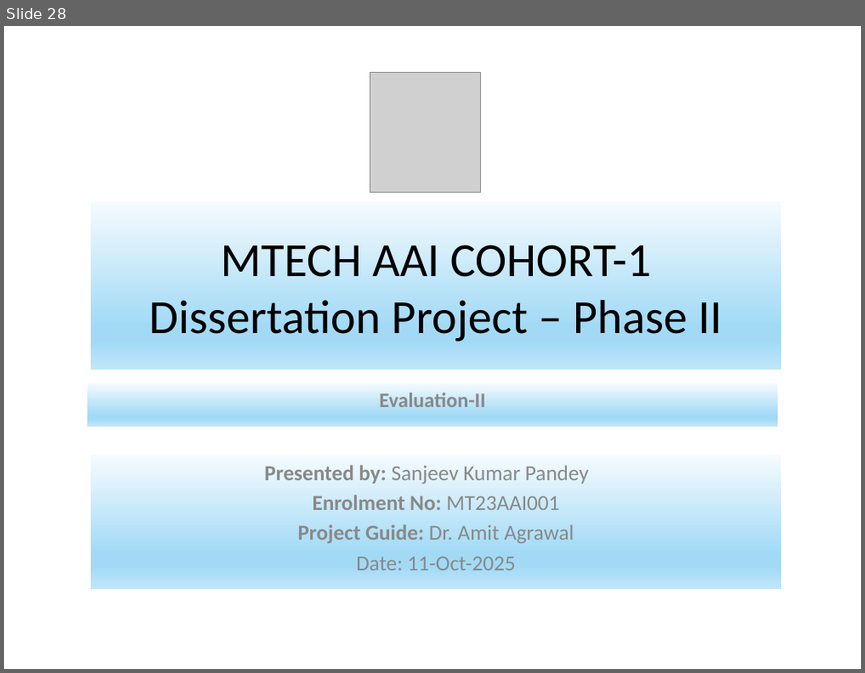
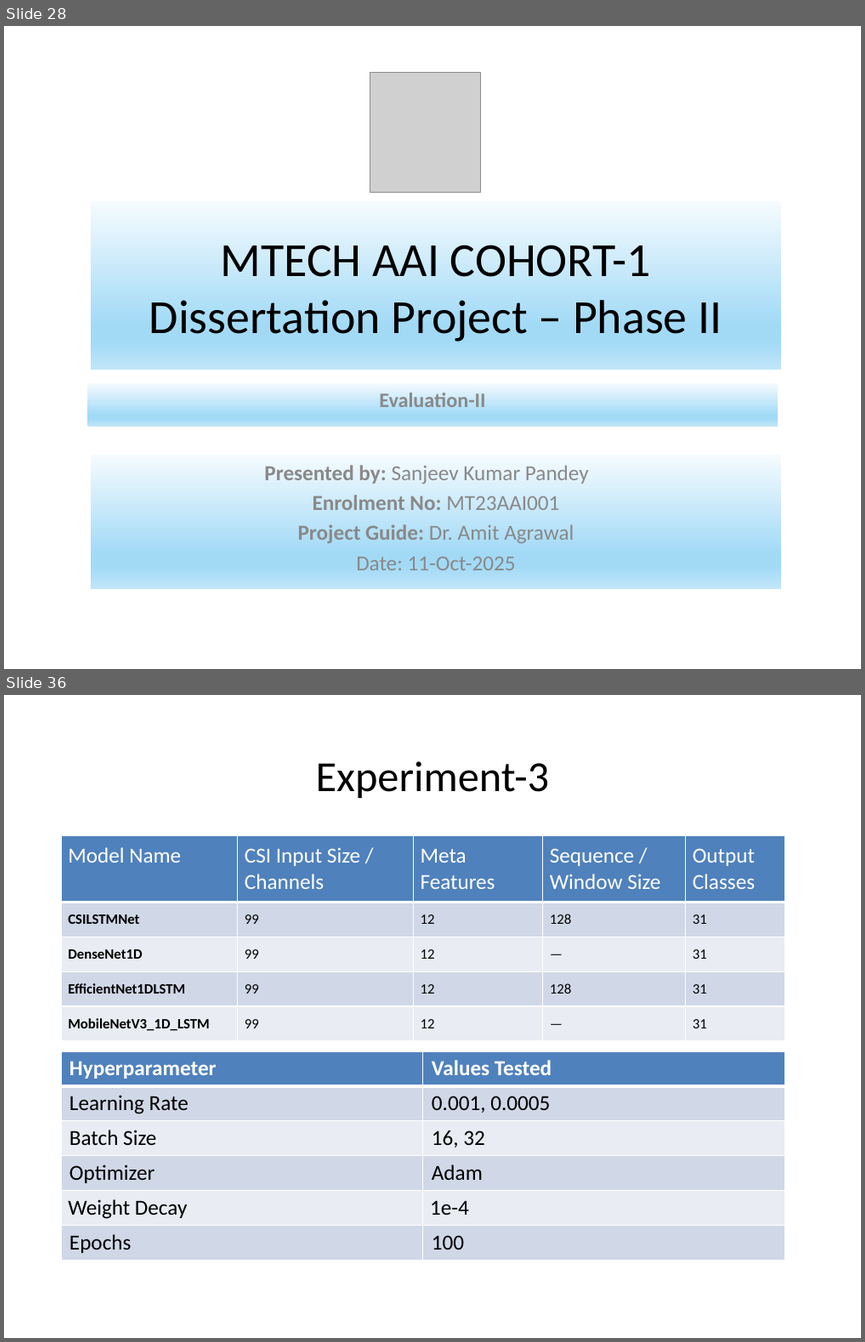
Before and after one commit to mohena-com/wifi_project-phase-2, a slide deck: docs/MTECH AAI COHORT-1_Human_ID_HAR_Dissertation_Project– Presentation_Phase_2__Eval_3_V1.0.pptx. Shown one above the other, each under a label of ours: slide 28 before the commit, slides 28 and 36 after it; the slides between them are not shown. The pictures are 865x673 and 865x1342 pixels, drawn with LibreOffice and Linux fonts; fonts in the diff are those of the drawing; grey boxes stand for pictures. Boxes give left, top, right and bottom in pixels: in the first picture for what was removed or moved away, otherwise in the second. Text is boxed around its words. In the diff, an @@ line names an element or a change of style, - is before the commit and + after.

```diff
--- a/docs/MTECH AAI COHORT-1_Human_ID_HAR_Dissertation_Project– Presentation_Phase_2__Eval_3_V1.0.pptx
+++ b/docs/MTECH AAI COHORT-1_Human_ID_HAR_Dissertation_Project– Presentation_Phase_2__Eval_3_V1.0.pptx
@@ slide 36 added at box(4, 695, 861, 1338), background #FFFFFF @@
@@ title added at box(316, 761, 550, 798), 36 pt, text #000000 @@
+Experiment-3
@@ table added at box(61, 835, 784, 1040), 5 rows, 5 columns @@
+Model Name | CSI Input Size / Channels | Meta Features | Sequence / Window Size | Output Classes
+CSILSTMNet | 99 | 12 | 128 | 31
+DenseNet1D | 99 | 12 | — | 31
+EfficientNet1DLSTM | 99 | 12 | 128 | 31
+MobileNetV3_1D_LSTM | 99 | 12 | — | 31
@@ table added at box(61, 1051, 785, 1259), 6 rows, 2 columns @@
+Hyperparameter | Values Tested
+Learning Rate | 0.001, 0.0005
+Batch Size | 16, 32
+Optimizer | Adam
+Weight Decay | 1e-4
+Epochs | 100
```
Also in this commit, not shown: 4 slides changed, 4 other slides added, 1 other file.
